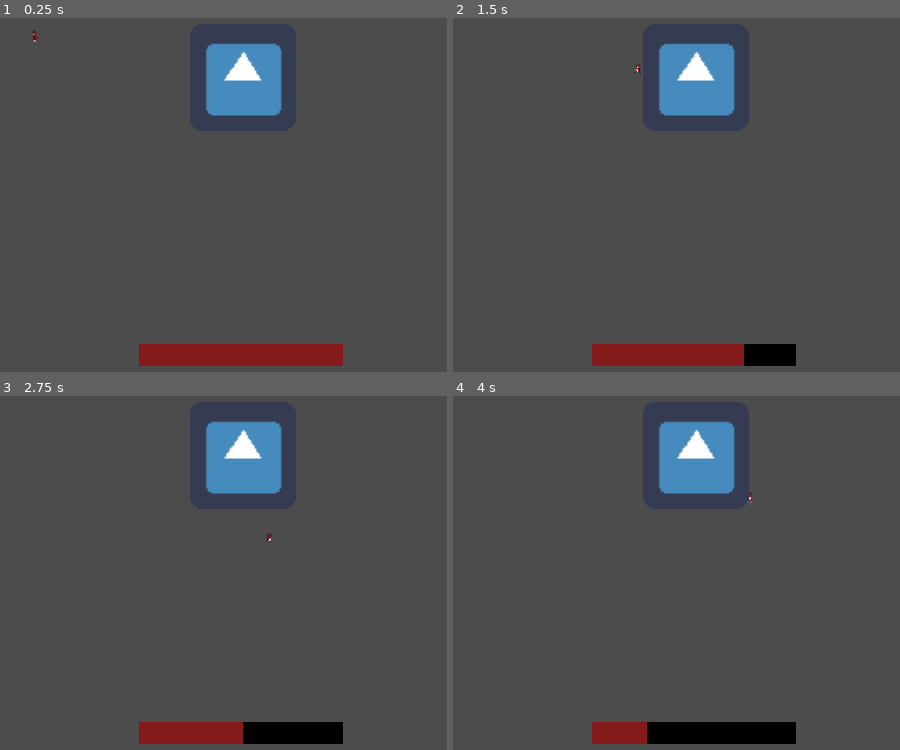
Above: before the commit, frames 1-4 (two rows, left to right).
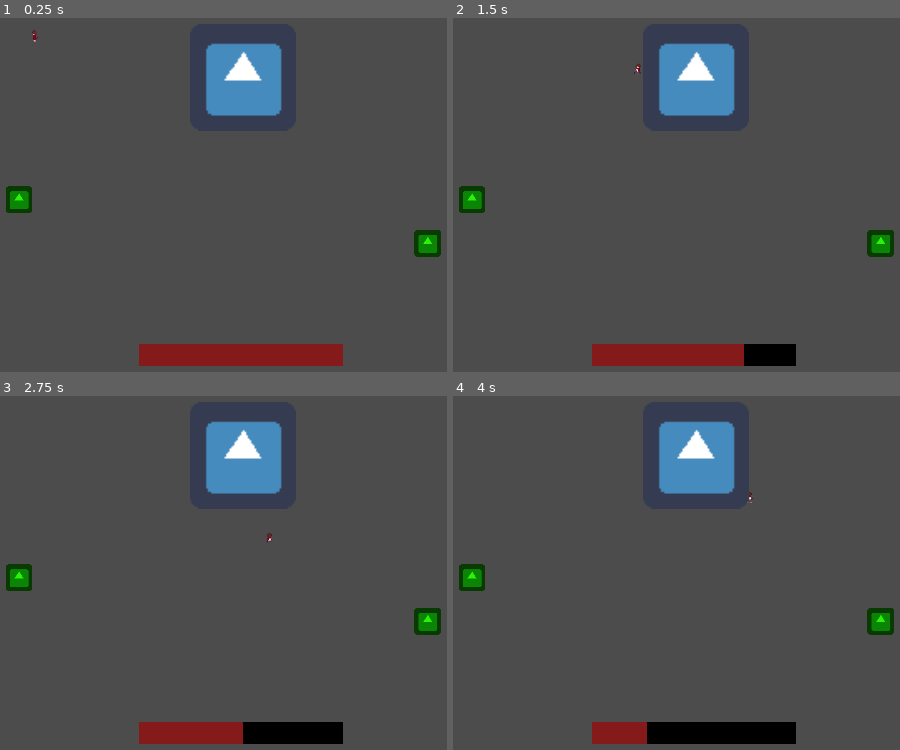
Above: after the commit, the same moments.

Repository: LadyVolk/The-Modern-Triad
Game: Godot game, scene res://Level.tscn
The game is run twice, just before and just after one commit, with the same random seed, the same clock (stepped at 60 frames per second) and the same inputs. The engine's default icon, where the game draws it, is replaced by a stand-in: a white triangle on a blue panel in a dark square.
Inputs (mouse positions are in pixels of both pictures, inside the frame that each line leads up to):
- Up to frame 1 (0.25 s): no input
- Up to frame 2 (1.5 s): tap Enter at 0.5 s; move the mouse to (868, 127) at 0.52 s; hold D (player_right) 0.53-1.28 s; hold Space (player_dash) 0.53-1.28 s; move the mouse to (533, 173) at 1.27 s; hold S (player_down) from 1.28 s (still down); click (533, 173) at 1.35 s
- Up to frame 3 (2.75 s): tap Enter at 2 s; move the mouse to (321, 431) at 2.02 s; release S (player_down) at 2.03 s; hold D (player_right) from 2.03 s (still down); hold Space (player_dash) from 2.03 s (still down)
- Up to frame 4 (4 s): move the mouse to (654, 619) at 2.77 s; release D (player_right) at 2.78 s; release Space (player_dash) at 2.78 s; hold W (player_up) 2.78-3.53 s; click (654, 619) at 2.85 s; move the mouse to (outside the picture) at 3.52 s; hold A (player_left) from 3.53 s (still down); hold Space (player_dash) from 3.53 s (still down)

The runs differ from the first frame. In frame 1, 0.9% of the frame differs, in the area x 1-99%, y 47-68%; in frame 2, 0.9%; in frame 3, 0.9%; in frame 4, 0.9%.

Commit message:
created speed boost

Diff:
--- a/game/Bosses/Depression.tscn
+++ b/game/Bosses/Depression/Depression.tscn
@@ -1,7 +1,7 @@
 [gd_scene load_steps=4 format=2]
 
 [ext_resource path="res://icon.png" type="Texture" id=1]
-[ext_resource path="res://Bosses/Depression.gd" type="Script" id=2]
+[ext_resource path="res://Bosses/Depression/Depression.gd" type="Script" id=2]
 
 [sub_resource type="RectangleShape2D" id=1]
 extents = Vector2( 21.7257, 21.3307 )
--- /dev/null
+++ b/game/Bosses/Depression/SpeedBoost.gd
@@ -0,0 +1,16 @@
+extends Node2D
+
+
+func _ready():
+	pass
+
+
+
+func _on_Area2D_body_entered(body):
+	if body.is_in_group("player"):
+		activate(body)
+
+
+func activate(player):
+	player.max_speed += player.speed_boost
+	queue_free()
--- /dev/null
+++ b/game/Bosses/Depression/SpeedBoost.tscn
@@ -0,0 +1,20 @@
+[gd_scene load_steps=4 format=2]
+
+[ext_resource path="res://icon.png" type="Texture" id=1]
+[ext_resource path="res://Bosses/Depression/SpeedBoost.gd" type="Script" id=2]
+
+[sub_resource type="RectangleShape2D" id=1]
+
+[node name="SpeedBoost" type="Node2D"]
+script = ExtResource( 2 )
+
+[node name="Area2D" type="Area2D" parent="."]
+collision_mask = 2
+
+[node name="CollisionShape2D" type="CollisionShape2D" parent="Area2D"]
+shape = SubResource( 1 )
+
+[node name="Sprite" type="Sprite" parent="."]
+modulate = Color( 0.168627, 0.956863, 0.0313726, 1 )
+texture = ExtResource( 1 )
+[connection signal="body_entered" from="Area2D" to="." method="_on_Area2D_body_entered"]
--- a/game/Level.tscn
+++ b/game/Level.tscn
@@ -1,9 +1,10 @@
-[gd_scene load_steps=5 format=2]
+[gd_scene load_steps=6 format=2]
 
 [ext_resource path="res://Player.tscn" type="PackedScene" id=1]
 [ext_resource path="res://Level.gd" type="Script" id=2]
 [ext_resource path="res://GameHUD.tscn" type="PackedScene" id=3]
-[ext_resource path="res://Bosses/Depression.tscn" type="PackedScene" id=4]
+[ext_resource path="res://Bosses/Depression/Depression.tscn" type="PackedScene" id=4]
+[ext_resource path="res://Bosses/Depression/SpeedBoost.tscn" type="PackedScene" id=5]
 
 [node name="Level" type="Node2D"]
 script = ExtResource( 2 )
@@ -37,3 +38,11 @@
 
 [node name="Depression" parent="." instance=ExtResource( 4 )]
 position = Vector2( 964.505, 360.499 )
+
+[node name="SpeedBoosts" type="Node" parent="."]
+
+[node name="SpeedBoost" parent="SpeedBoosts" instance=ExtResource( 5 )]
+position = Vector2( 427.157, 654.34 )
+
+[node name="SpeedBoost2" parent="SpeedBoosts" instance=ExtResource( 5 )]
+position = Vector2( 1407.99, 759.089 )
--- a/game/Player.gd
+++ b/game/Player.gd
@@ -11,7 +11,7 @@
 export var dash_strength = 18000
 export var max_speed = 400
 export var min_speed = 100
-export var speed_boost = 100
+export var speed_boost = 300
 export var speed_slowdown = 40
 export var max_health = 100
 export var max_still_time = 1
--- a/game/Player.tscn
+++ b/game/Player.tscn
@@ -430,7 +430,9 @@
 "values": [ 42, 43, 44, 45, 46, 47, 48, 49, 50, 51, 52, 53, 54 ]
 }
 
-[node name="Player" type="KinematicBody2D"]
+[node name="Player" type="KinematicBody2D" groups=[
+"player",
+]]
 collision_layer = 2
 collision_mask = 4
 script = ExtResource( 2 )
Renamed: game/Bosses/Depression.gd -> game/Bosses/Depression/Depression.gd
